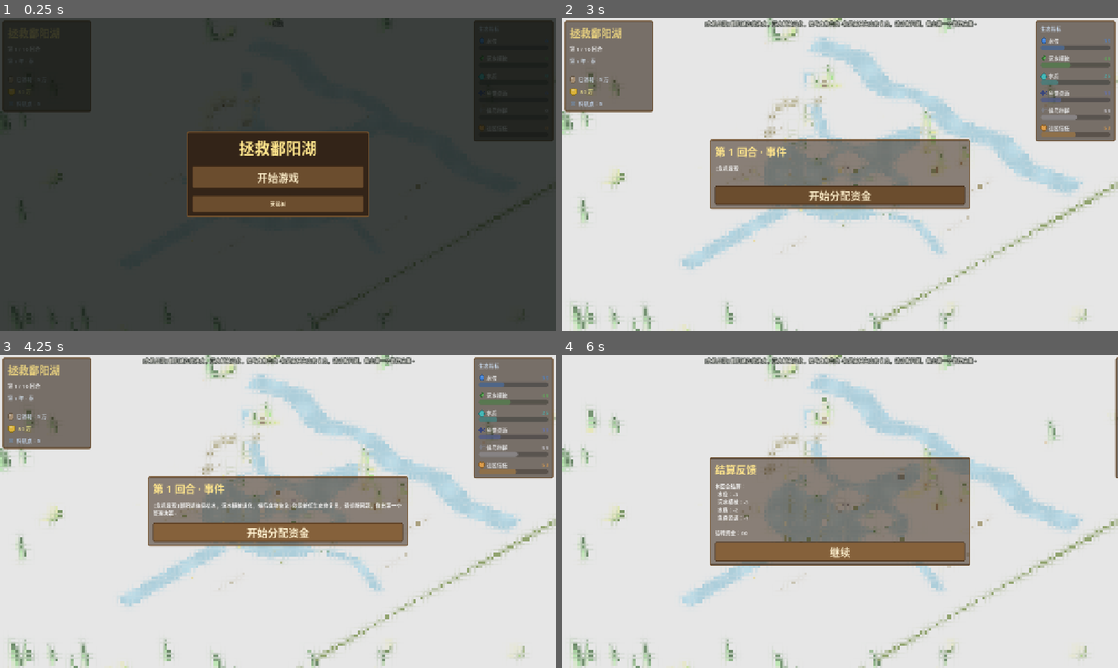
Above: before the commit, frames 1-4 (two rows, left to right).
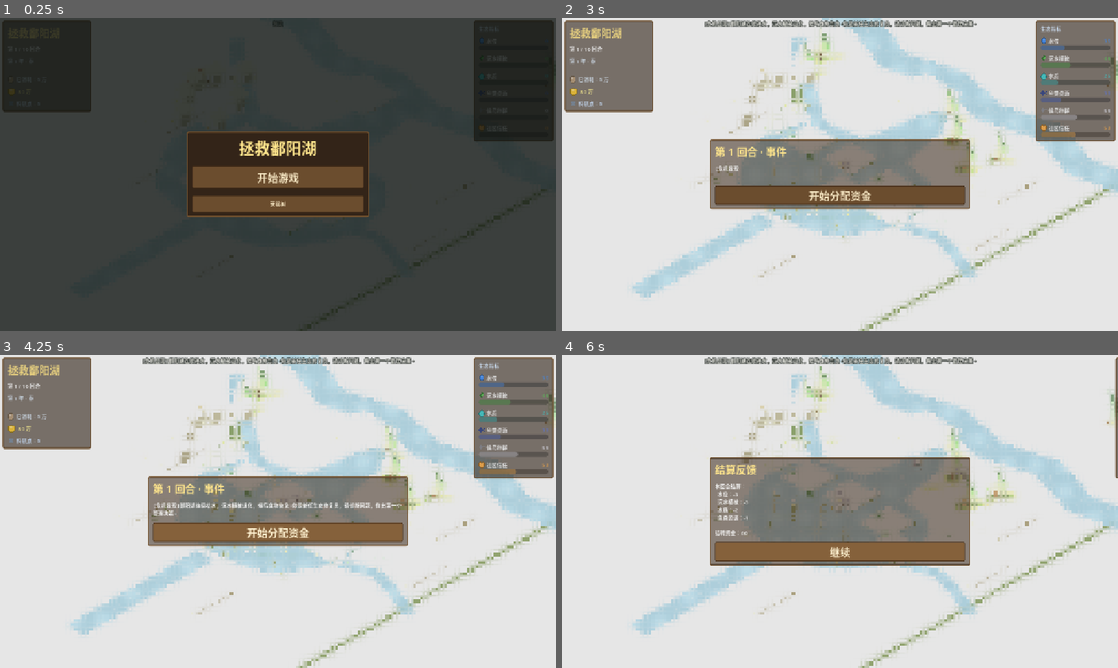
Above: after the commit, the same moments.

Repository: JoKanshin/poyanghu
Game: Godot game, scene res://scenes/main.tscn
The game is run twice, just before and just after one commit, with the same random seed, the same clock (stepped at 60 frames per second) and the same inputs.
Inputs (mouse positions are in pixels of both pictures, inside the frame that each line leads up to):
- Up to frame 1 (0.25 s): no input
- Up to frame 2 (3 s): click "开始游戏" at 0.5 s; click "简单模式" at 1.25 s; click (840, 168) at 2.02 s; type "12" at 2.1 s; click "开始游戏" at 2.75 s
- Up to frame 3 (4.25 s): click "开始分配资金" at 3.5 s
- Up to frame 4 (6 s): click "开始分配资金" at 4.25 s; click "结束本回合 ▶" at 5 s; click "继续" at 5.75 s

The runs differ from the first frame. In frame 1, 0.3% of the frame differs, in the area x 0-86%, y 0-100%; in frame 2, 13%; in frame 3, 13%, in the area x 0-100%, y 0-100%; in frame 4, 13%.

Commit message:
feat: 沙盘整体等比放大1.3倍(lake_view.scale)

Diff:
--- a/scripts/main.gd
+++ b/scripts/main.gd
@@ -147,6 +147,8 @@
 func _build_3d() -> void:
 	var lake_view := Node3D.new()
 	lake_view.name = "LakeView"
+	# 沙盘等比放大（改这个系数即可整体缩放，不影响布局）
+	lake_view.scale = Vector3(1.3, 1.3, 1.3)
 
 	# 湖面（鄱阳湖形不规则多边形 + 注入河流）
 	lake_mat = ShaderMaterial.new()
